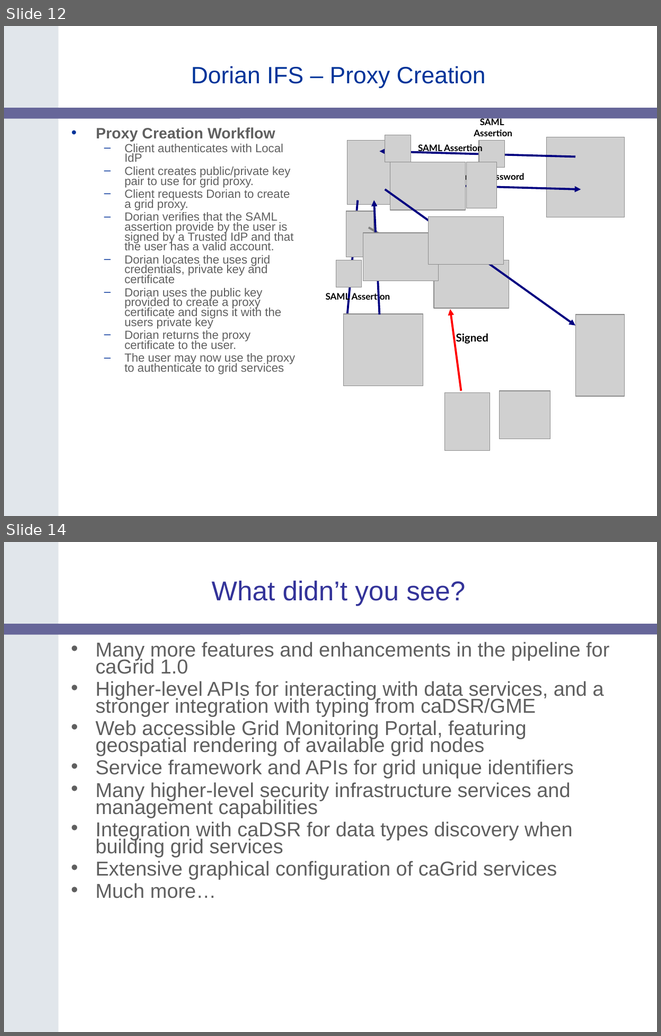
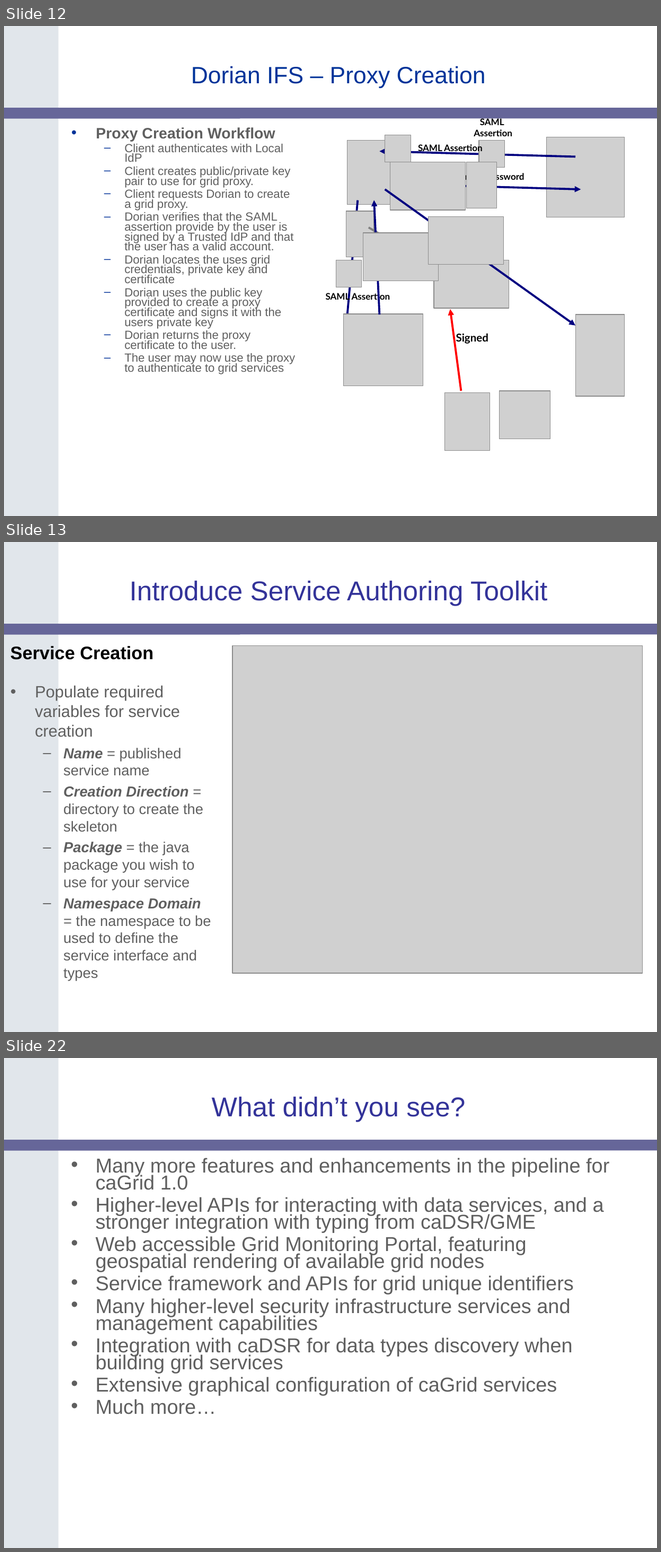
Before and after one commit to NCIP/cagrid-docs, a slide deck: presentations/200604_AnnualMeeting/caGrid-1.0-Demo.ppt. Shown one above the other, each under a label of ours: slides 12 and 14 before the commit, slides 12, 13 and 22 after it; the slides between them are not shown. The pictures are 661x1036 and 661x1552 pixels, drawn with LibreOffice and Linux fonts; fonts in the diff are those of the drawing; grey boxes stand for pictures; background and template pictures are left out. Boxes give left, top, right and bottom in pixels: in the first picture for what was removed or moved away, otherwise in the second. Text is boxed around its words. In the diff, an @@ line names an element or a change of style, - is before the commit and + after.

```diff
--- a/presentations/200604_AnnualMeeting/caGrid-1.0-Demo.ppt
+++ b/presentations/200604_AnnualMeeting/caGrid-1.0-Demo.ppt
@@ slide 13 added at [4, 542, 657, 1032], background #FFFFFF; not listed: 2 template elements that a slide beside it also shows @@
@@ title added at [130, 581, 547, 606], 30 pt, text #333399 @@
+Introduce Service Authoring Toolkit
@@ text added at [10, 646, 153, 660], 20 pt, text #000000, bold @@
+Service Creation
@@ picture added at [232, 646, 643, 973] @@
@@ text added at [35, 685, 211, 981], 16 pt, text #5F5F5F @@
+• Populate required variables for service creation
+  – Name = published service name
+  – Creation Direction = directory to create the skeleton
+  – Package = the java package you wish to use for your service
+  – Namespace Domain = the namespace to be used to define the service interface and types
@@ what was slide 14 is now slide 22 @@
```
Also in this commit, not shown: 8 other slides added, 1 slide removed.
